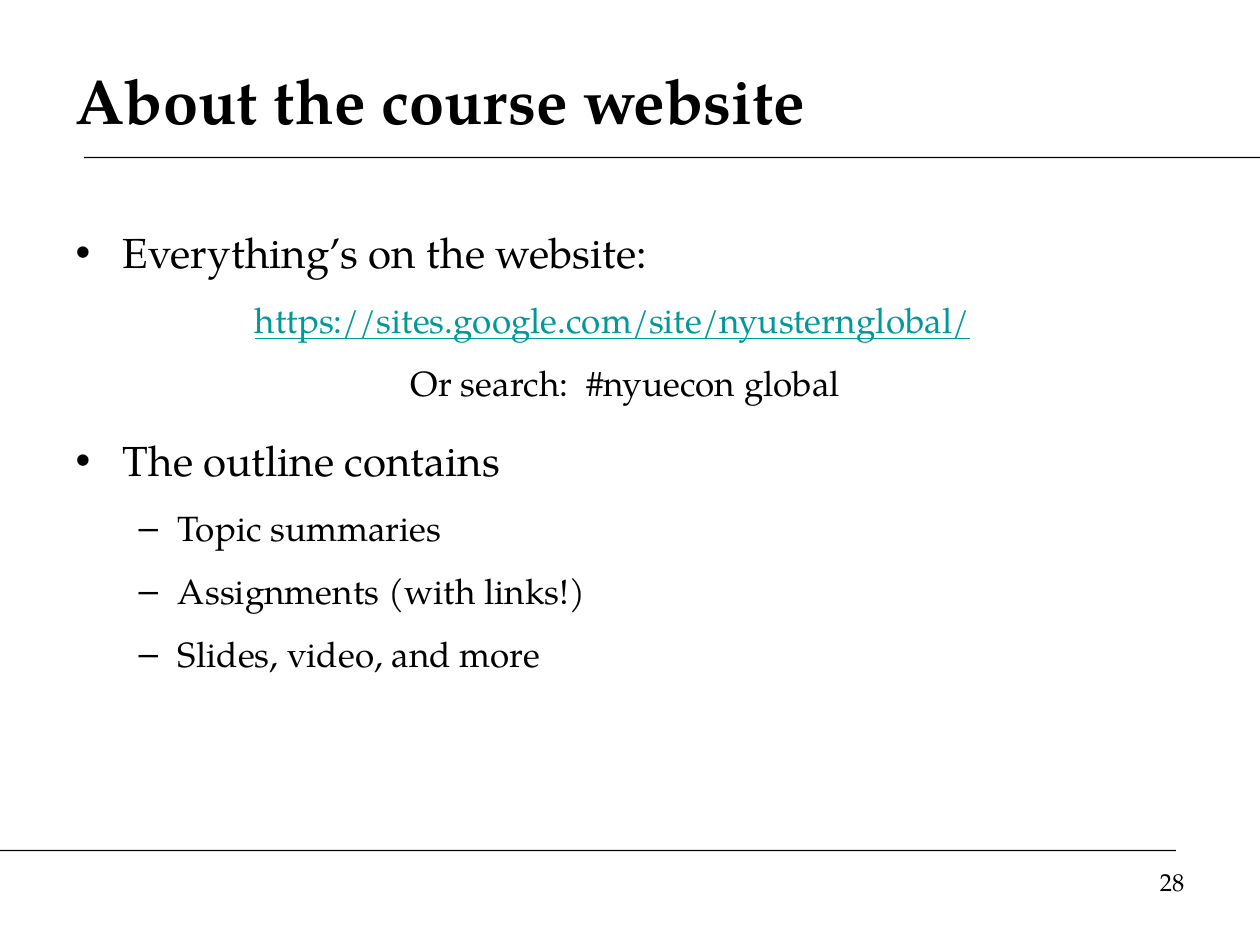
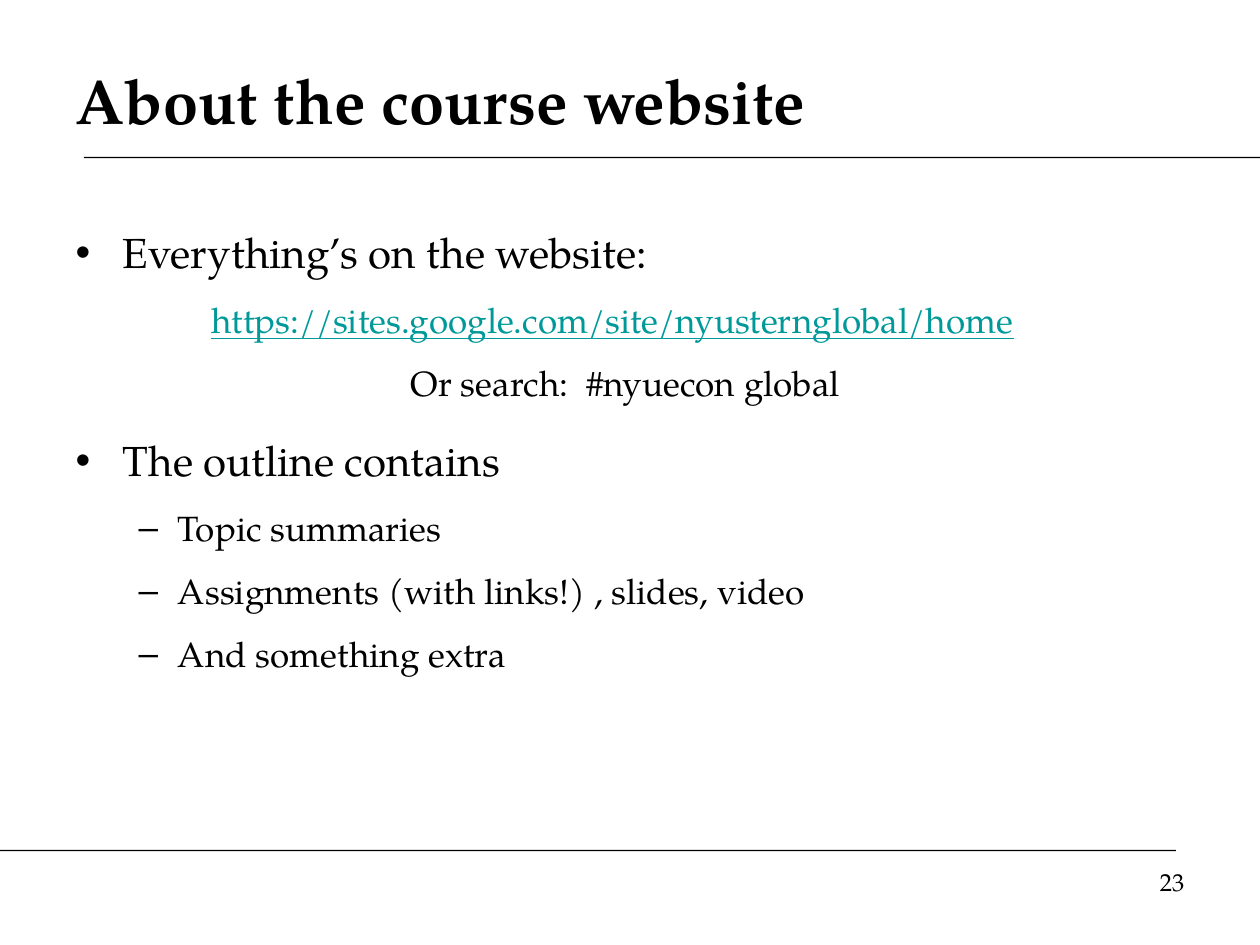
Before and after one commit to DaveBackus/Global_Economy, a slide deck: slide 23 of Slides/slides_intro_f14.pptx (slide 28 before the commit). Drawn at 1260x945 pixels with LibreOffice and Linux fonts; fonts in the diff are those of the drawing. Boxes give left, top, right and bottom in pixels: in the first picture for what was removed or moved away, otherwise in the second. Text is boxed around its words. In the diff, an @@ line names an element or a change of style, - is before the commit and + after.

```diff
--- a/Slides/slides_intro_f14.pptx
+++ b/Slides/slides_intro_f14.pptx
@@ text at box(211, 307, 1013, 343): text changed @@
-https://sites.google.com/site/nyusternglobal/
+https://sites.google.com/site/nyusternglobal/home
@@ text at box(178, 578, 804, 677): text changed @@
-  – Assignments (with links!)
-  – Slides, video, and more
+  – Assignments (with links!) , slides, video
+  – And something extra
@@ page number at box(1160, 874, 1185, 892): text changed @@
-28
+23
```
Also in this commit, not shown: 38 other slides changed, 2 slides added, 11 slides removed, 14 other files.
